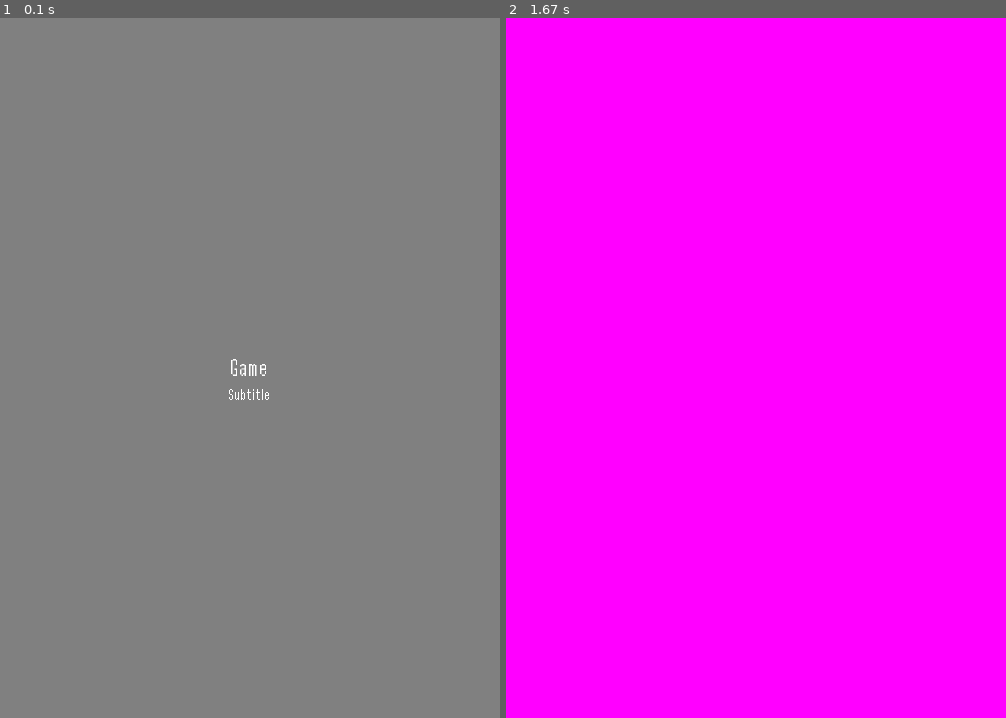
Above: before the commit, frames 1-2 (left to right).
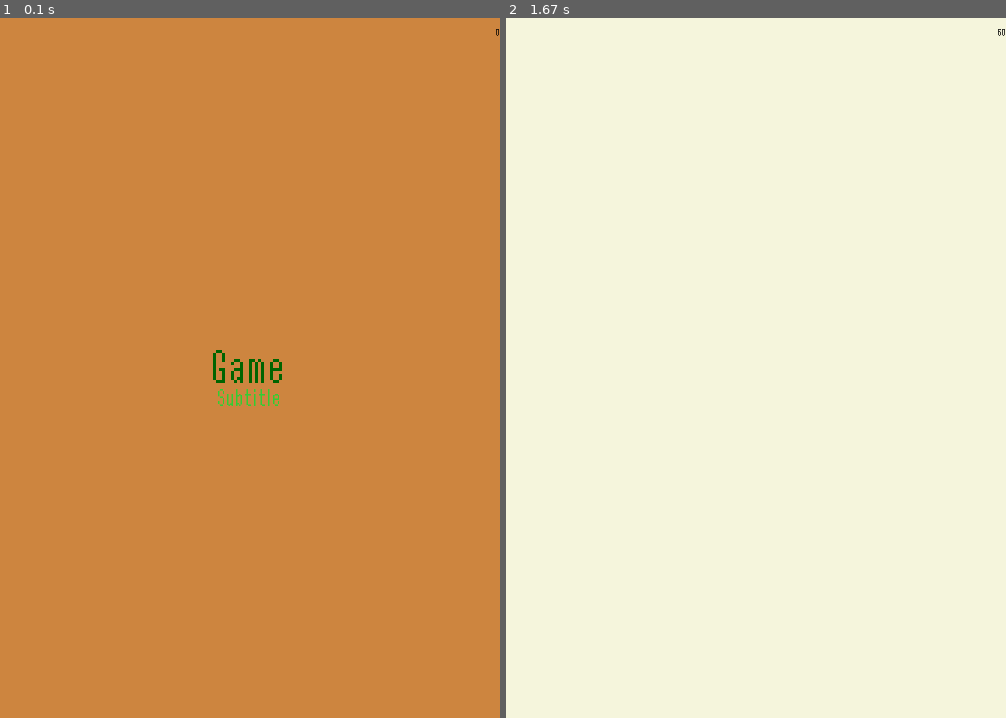
Above: after the commit, the same moments.

Repository: hnoraa/PygameStarter
Game: pygame game, started from main.py
The game is run twice, just before and just after one commit, with the same random seed, the same clock (stepped at 60 frames per second) and the same inputs.
Inputs:
- Up to frame 1 (0.1 s): no input
- Up to frame 2 (1.67 s): tap Enter at 0.33 s; tap Space at 0.67 s

The runs differ from the first frame. In frame 1, 100% of the frame differs, in the area x 0-100%, y 0-100%; in frame 2, 100%.

Commit message:
Added debug to show fps
Added debug to show fps

Diff:
--- a/globalVals/constants.py
+++ b/globalVals/constants.py
@@ -1,4 +1,5 @@
 FPS = 60
 TITLE = 'Game'
 SUBTITLE = 'Subtitle'
+GAMEOVERMSG = 'Game Over!'
 SSIZE = (500,700)
--- a/globalVals/fonts.py
+++ b/globalVals/fonts.py
@@ -5,10 +5,10 @@
 FCUST = 'retganon.ttf'
 
 # sizes
-FXXS = 6
-FXSM = 8
-FSML = 10
+FXXS = 8
+FXSM = 10
+FSML = 11
 FMED = 12
 FLRG = 16
 FXLG = 24
-FXXL = 72
+FXXL = 48
--- a/main.py
+++ b/main.py
@@ -1,6 +1,7 @@
 import pygame
 from globalVals import *
 from scenes import *
+from util import *
 
 class Main():
     def __init__(self):
@@ -37,6 +38,11 @@
             # rendering
             self.scene.render(self.surface)
 
+            if flags.debug:
+                font = textUtil.setupFont(fonts.FMONO, fonts.FSML)
+                text = textUtil.renderText(str(round(self.clock.get_fps())), font, colors.BLACK)
+                textUtil.drawText(self.surface, text, constants.SSIZE[0] - text.get_width(), text.get_height())
+
             # set the next scene
             self.scene = self.scene.nextScene
 
--- a/scenes/game.py
+++ b/scenes/game.py
@@ -9,10 +9,13 @@
     def events(self, events, keys):
         for event in events:
             if event.type == pygame.KEYDOWN:
-                pass
+                if event.key == pygame.K_ESCAPE:
+                    flags.done = True
+            elif event.type == pygame.QUIT:
+                flags.done = True
 
     def update(self):
         pass
 
     def render(self, surface):
-        surface.fill(colors.MAGENTA)
+        surface.fill(colors.BEIGE)
--- a/scenes/gameOver.py
+++ b/scenes/gameOver.py
@@ -9,10 +9,19 @@
     def events(self, events, keys):
         for event in events:
             if event.type == pygame.KEYDOWN:
+                if event.key == pygame.K_ESCAPE:
+                    flags.done = True
+            elif event.type == pygame.QUIT:
                 flags.done = True
 
     def update(self):
         pass
 
     def render(self, surface):
-        pass
+        # background
+        surface.fill(colors.MOCCASIN)
+
+        # show title
+        font = textUtil.setupFont(fonts.FMONO, fonts.FXXL)
+        text = textUtil.renderText(constants.GAMEOVERMSG, font, colors.RED)
+        textUtil.drawText(surface, text, constants.SSIZE[0]//2 - text.get_width()//2, constants.SSIZE[1]//2 - text.get_height()//2)
--- a/scenes/title.py
+++ b/scenes/title.py
@@ -22,14 +22,14 @@
 
     def render(self, surface):
         # background
-        surface.fill(colors.GRAY)
+        surface.fill(colors.PERU)
 
         # show title
-        fontT = textUtil.setupFont(fonts.FMONO, fonts.FXLG)
-        textT = textUtil.renderText(constants.TITLE, fontT, colors.WHITE)
+        fontT = textUtil.setupFont(fonts.FMONO, fonts.FXXL)
+        textT = textUtil.renderText(constants.TITLE, fontT, colors.DARKGREEN)
         textUtil.drawText(surface, textT, constants.SSIZE[0]//2 - textT.get_width()//2, constants.SSIZE[1]//2 - textT.get_height()//2)
 
         # show subtitle
-        fontS = textUtil.setupFont(fonts.FMONO, fonts.FLRG)
-        textS = textUtil.renderText(constants.SUBTITLE, fontS, colors.WHITE)
+        fontS = textUtil.setupFont(fonts.FMONO, fonts.FXLG)
+        textS = textUtil.renderText(constants.SUBTITLE, fontS, colors.LIMEGREEN)
         textUtil.drawText(surface, textS, constants.SSIZE[0]//2 - textS.get_width()//2, (constants.SSIZE[1]//2) + 20)
